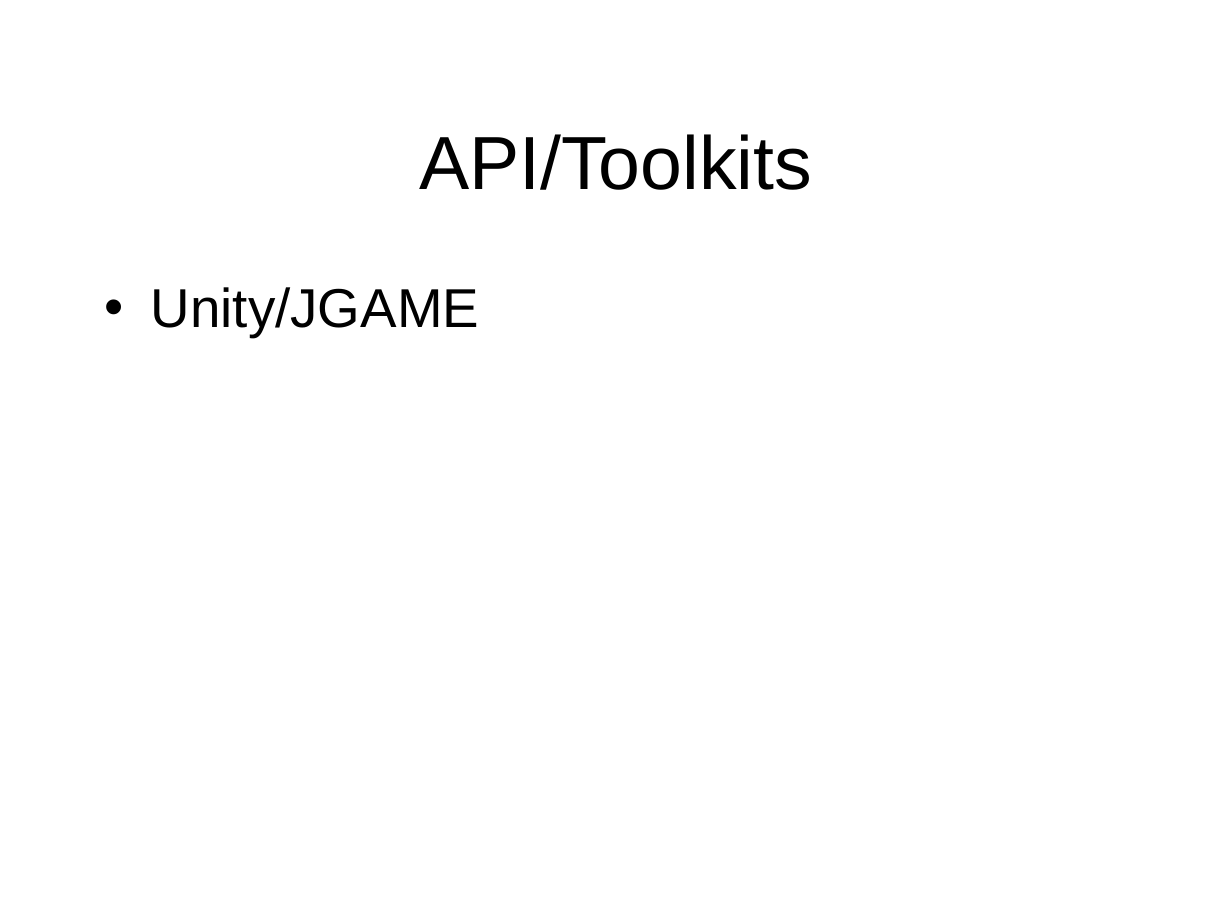
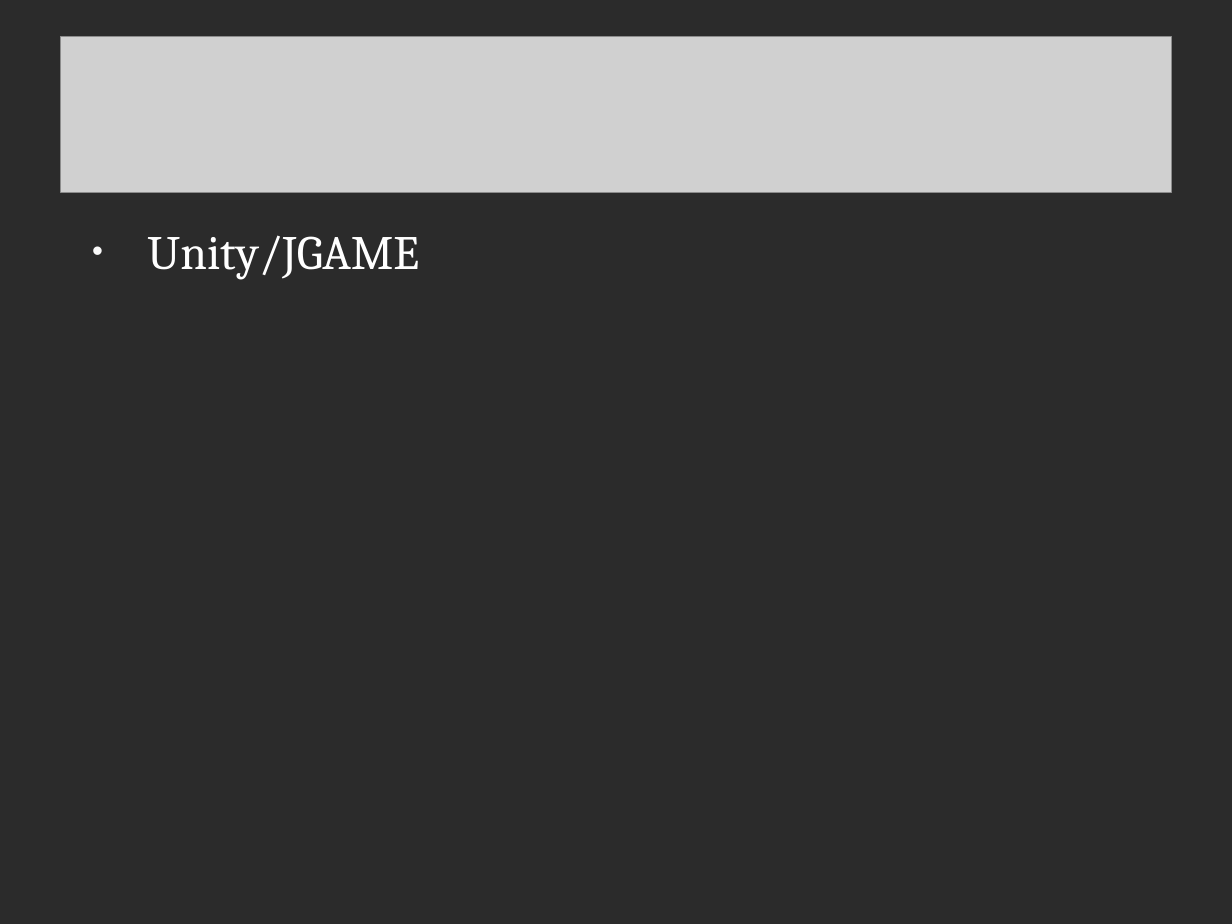
Before and after one commit to csce3513/Team3, a slide deck: slide 9 of Dawn of The Sticks.ppt. Drawn at 1232x924 pixels with LibreOffice and Linux fonts; fonts in the diff are those of the drawing; grey boxes stand for pictures; background and template pictures are left out; a plain dark background stands for a picture behind light text. Boxes give left, top, right and bottom in pixels: in the first picture for what was removed or moved away, otherwise in the second. Text is boxed around its words. In the diff, an @@ line names an element or a change of style, - is before the commit and + after.

```diff
--- a/Dawn of The Sticks.ppt
+++ b/Dawn of The Sticks.ppt
@@ background #FFFFFF to picture (left out) @@
@@ picture added at [60,36,1170,192] @@
@@ title removed at [419,134,812,190] @@
-API/Toolkits
@@ text "Unity/JGAME": place and size @@
-text "Unity/JGAME" at [151,287,479,337]
+text "Unity/JGAME" at [147,235,419,279]
@@ text "Unity/JGAME" at [147,235,419,279]: size 32 to 28 pt, font Arial to Cambria, text colour #000000 to #FFFFFF; indent changed; less space between paragraphs; bullet colour #000000 to #F9F9F9 @@
```
Also in this commit, not shown: 6 other slides changed, 2 slides added, 2 slides removed, 3 other files.
